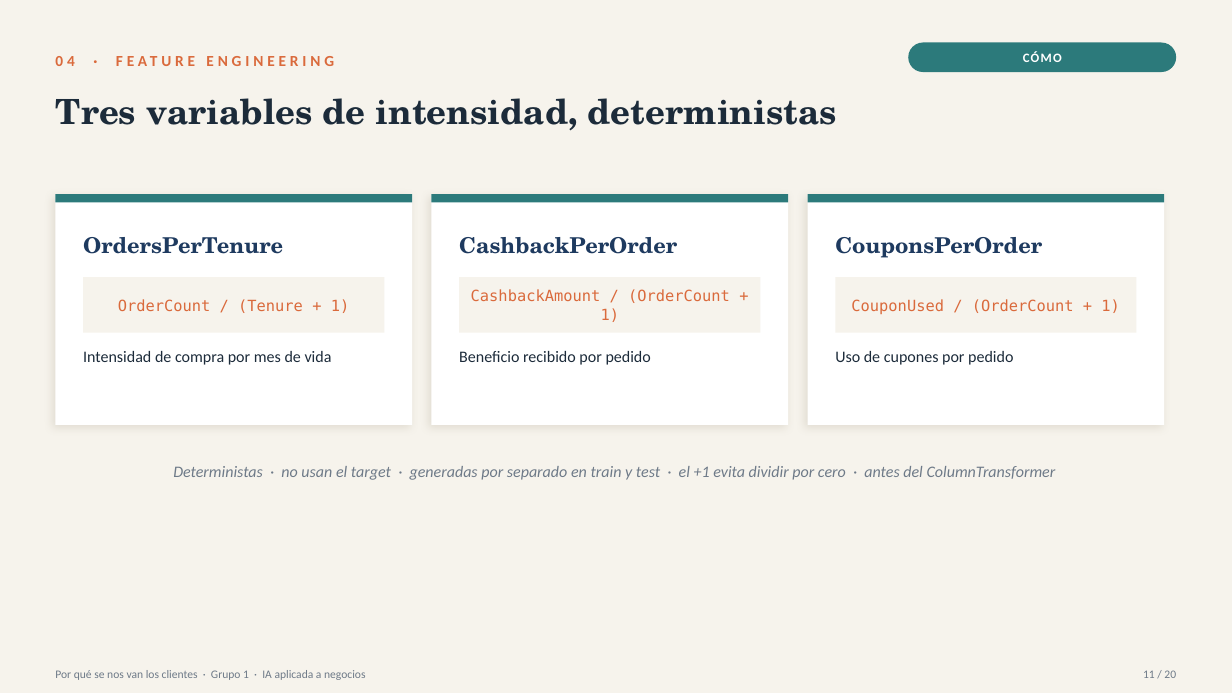
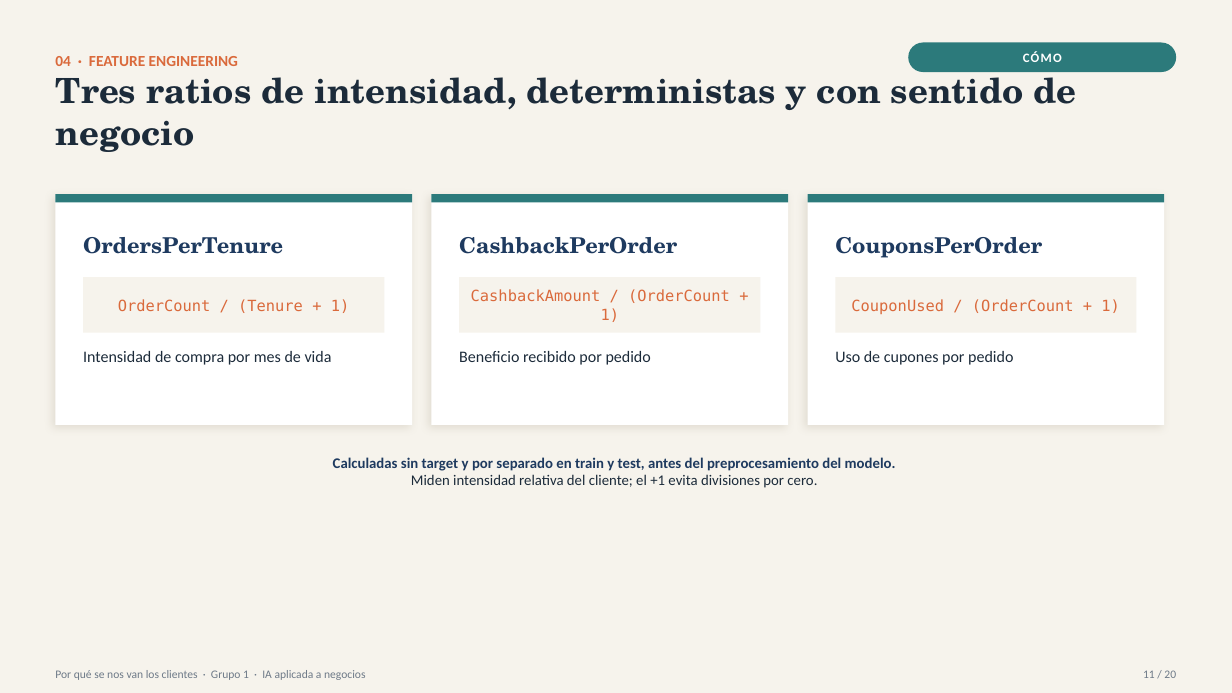
Before and after one commit to FelipeTamaki/TP_IA_aplicada_a_negocios_churn_Grupo1, a slide deck: slide 10 of Presentacion_Final_Churn_Grupo1.pptx. Drawn at 1232x693 pixels with LibreOffice and Linux fonts; fonts in the diff are those of the drawing. Boxes give left, top, right and bottom in pixels: in the first picture for what was removed or moved away, otherwise in the second. Text is boxed around its words. In the diff, an @@ line names an element or a change of style, - is before the commit and + after.

```diff
--- a/Presentacion_Final_Churn_Grupo1.pptx
+++ b/Presentacion_Final_Churn_Grupo1.pptx
@@ text "04 · FEATURE ENGINEERING" at (55,56,238,66): letter spacing 3 to 0 pt @@
@@ text at (55,68,1077,152): text changed @@
-Tres variables de intensidad, deterministas
+Tres ratios de intensidad, deterministas y con sentido de negocio
@@ text at (333,457,896,488): text changed; size 12.5 to 11.5 pt; text colour #6E7A88 to #1E3A5F; bold on; italic off @@
-Deterministas · no usan el target · generadas por separado en train y test · el +1 evita dividir por cero · antes del ColumnTransformer
+Calculadas sin target y por separado en train y test, antes del preprocesamiento del modelo.
+Miden intensidad relativa del cliente; el +1 evita divisiones por cero.
```
Also in this commit, not shown: 3 other slides changed, 1 other file.
